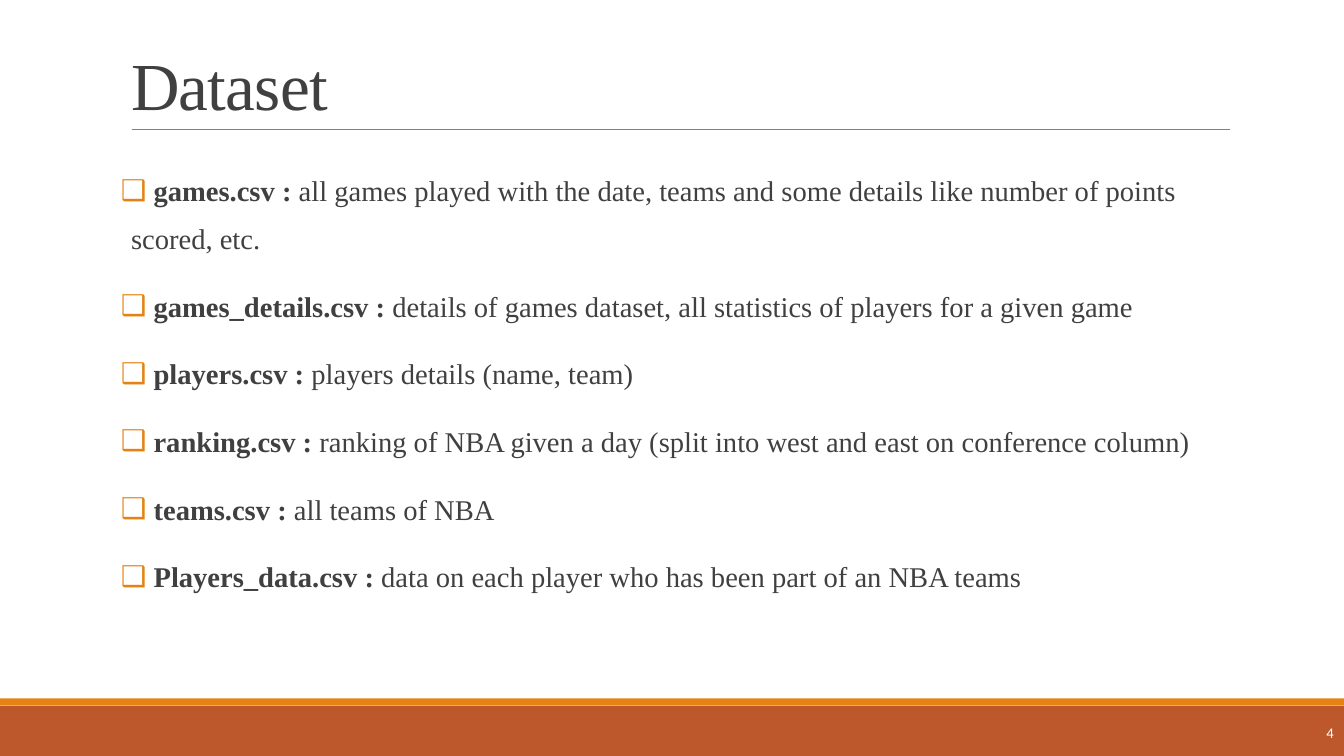
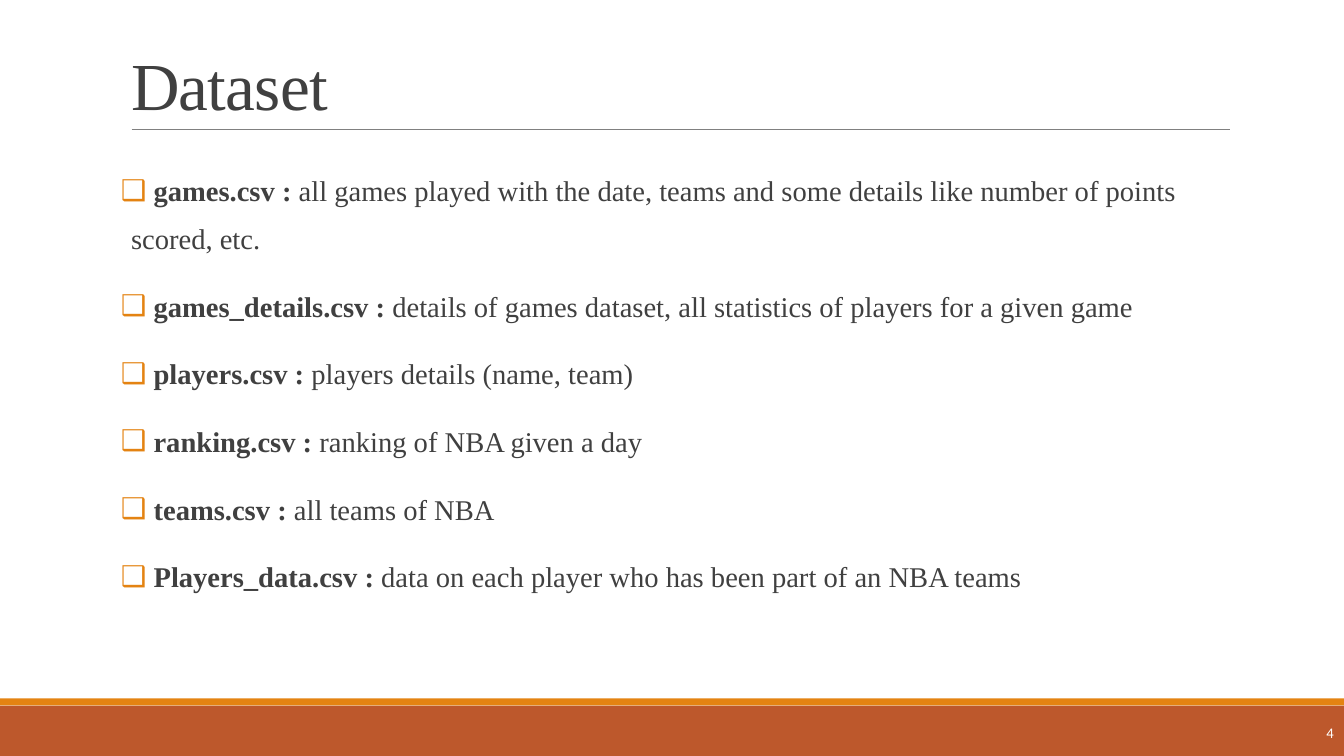
Before and after one commit to najeh-halawani/NBA-Data-Warehouse, a slide deck: slide 4 of Data_Management_Presentation.pptx. Drawn at 1344x756 pixels with LibreOffice and Linux fonts; fonts in the diff are those of the drawing. Boxes give left, top, right and bottom in pixels: in the first picture for what was removed or moved away, otherwise in the second. Text is boxed around its words. In the diff, an @@ line names an element or a change of style, - is before the commit and + after.

```diff
--- a/Data_Management_Presentation.pptx
+++ b/Data_Management_Presentation.pptx
@@ text at (x1=154, y1=432, x2=642, y2=458): text changed @@
-❑ ranking.csv : ranking of NBA given a day (split into west and east on conference column)
+❑ ranking.csv : ranking of NBA given a day
```
Also in this commit, not shown: 4 other slides changed.
